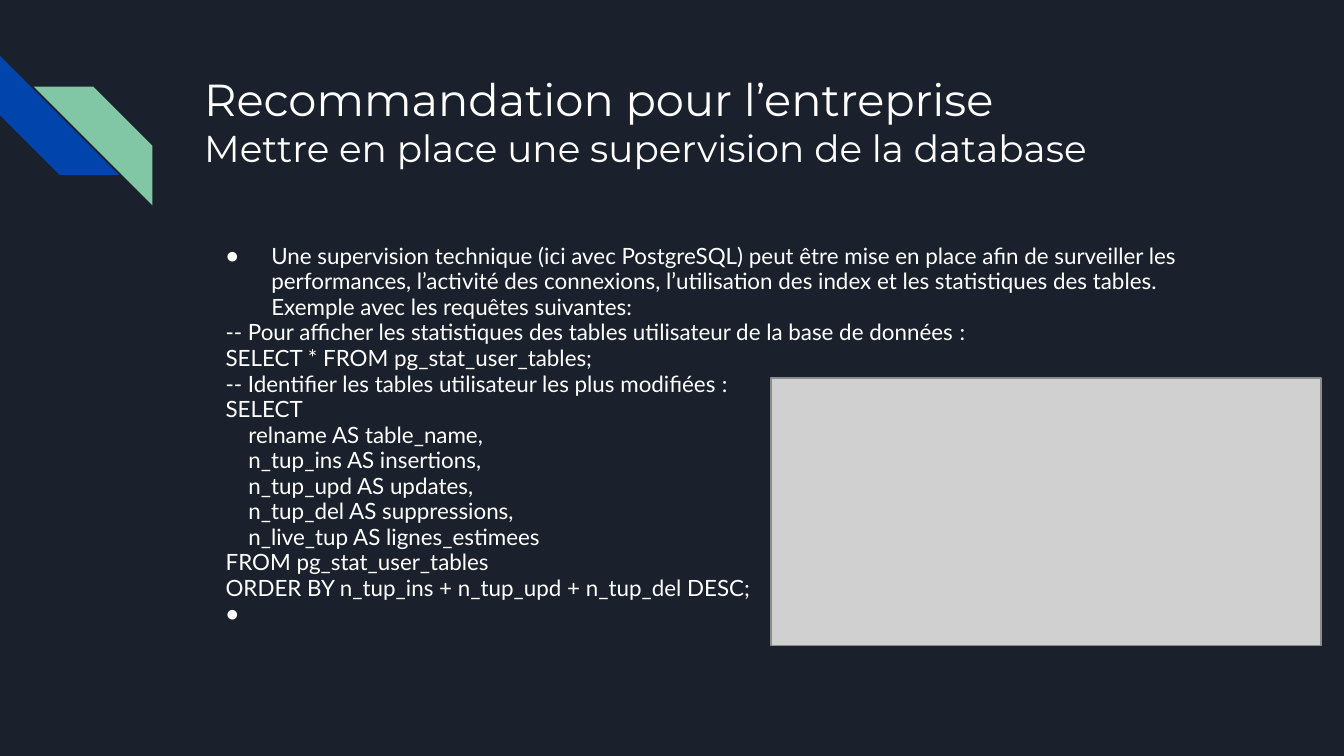
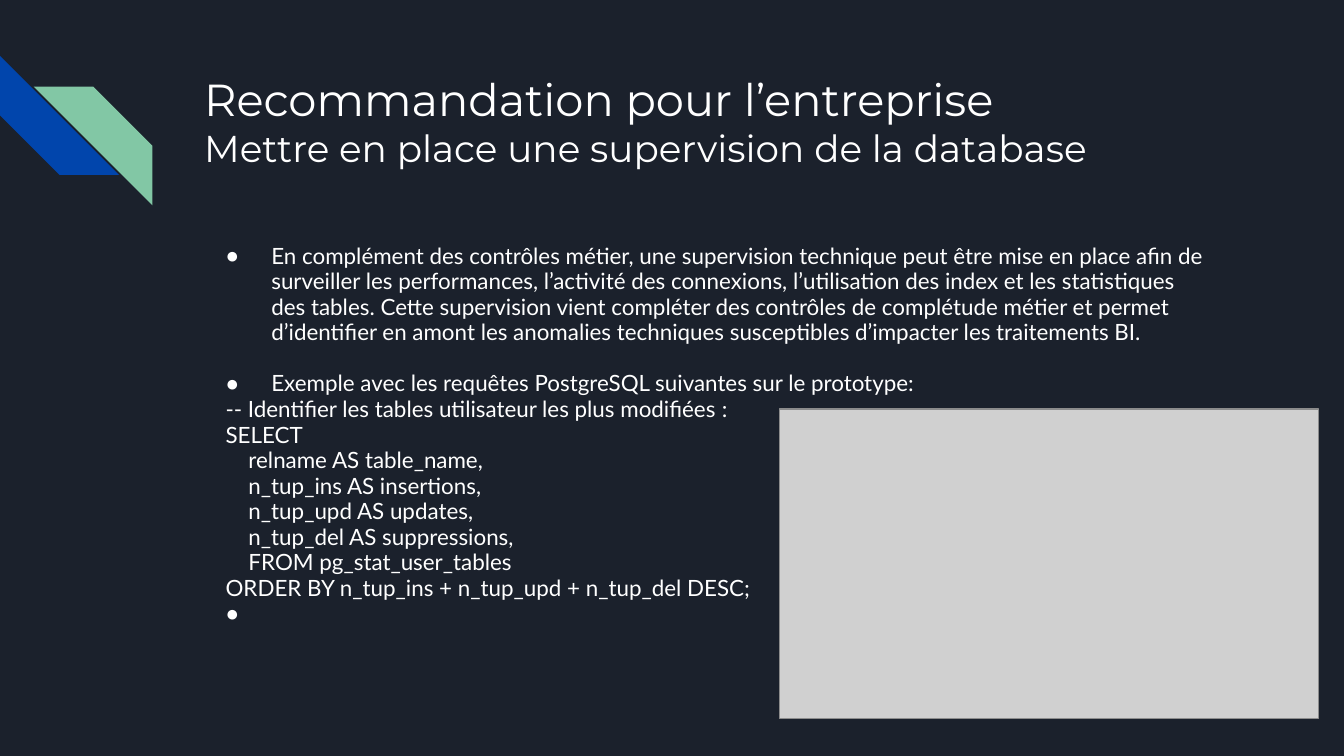
Before and after one commit to Sebules/Project_4_OpenClassrooms_Data_Engineer, a slide deck: slide 16 of presentation_sebastien_ulesie.pptx (slide 17 before the commit). Drawn at 1344x756 pixels with LibreOffice and Linux fonts; fonts in the diff are those of the drawing; grey boxes stand for pictures. Boxes give left, top, right and bottom in pixels: in the first picture for what was removed or moved away, otherwise in the second. Text is boxed around its words. In the diff, an @@ line names an element or a change of style, - is before the commit and + after.

```diff
--- a/presentation_sebastien_ulesie.pptx
+++ b/presentation_sebastien_ulesie.pptx
@@ text at (271,247,1202,395): text changed @@
-● Une supervision technique (ici avec PostgreSQL) peut être mise en place afin de surveiller les performances, l’activité des connexions, l’utilisation des index et les statistiques des tables. Exemple avec les requêtes suivantes:
--- Pour afficher les statistiques des tables utilisateur de la base de données :
-SELECT * FROM pg_stat_user_tables;
+● En complément des contrôles métier, une supervision technique peut être mise en place afin de surveiller les performances, l’activité des connexions, l’utilisation des index et les statistiques des tables. Cette supervision vient compléter des contrôles de complétude métier et permet d’identifier en amont les anomalies techniques susceptibles d’impacter les traitements BI.
+● Exemple avec les requêtes PostgreSQL suivantes sur le prototype:
@@ picture: place and size @@
-picture at (771,378,1321,645)
+picture at (780,409,1318,718)
@@ text at (248,528,539,549): paragraph removed @@
-n_live_tup AS lignes_estimees
```
Also in this commit, not shown: 6 other slides changed, 4 slides removed.
